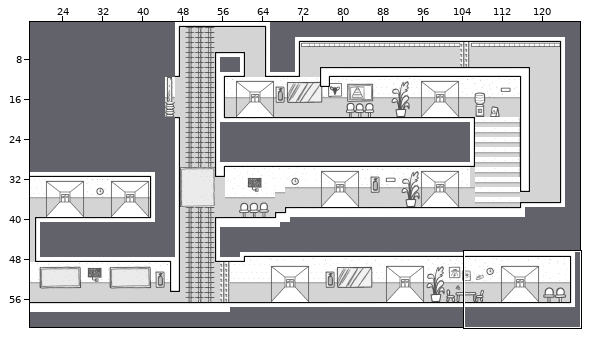
Tiled map: assets/map/tiled/level2.tmx. Above: a wide view before the commit, with the close-up outlined.
Close-up. Before the commit:
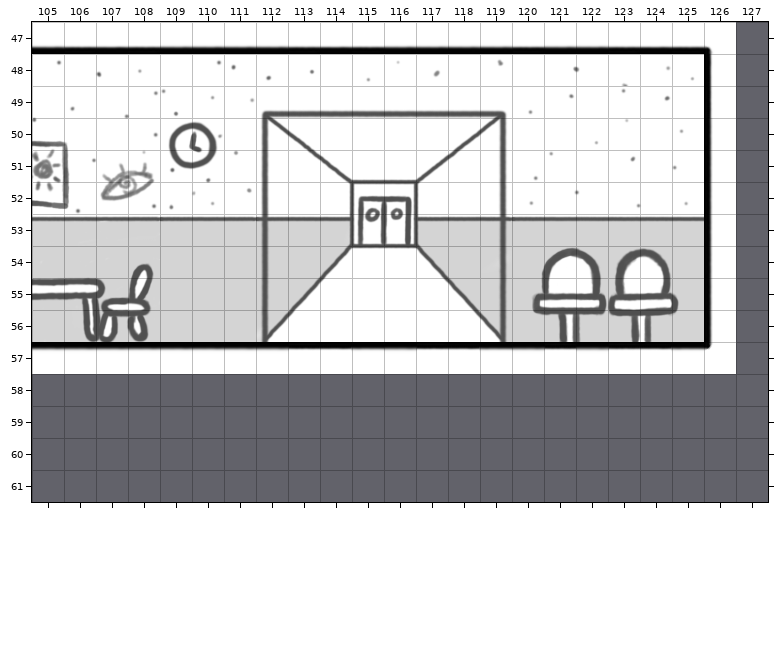
Cells are 32x32 px. Shown: x 105..127, y 47..61. The commit also changed other parts of the map, which this record leaves out.
The result:
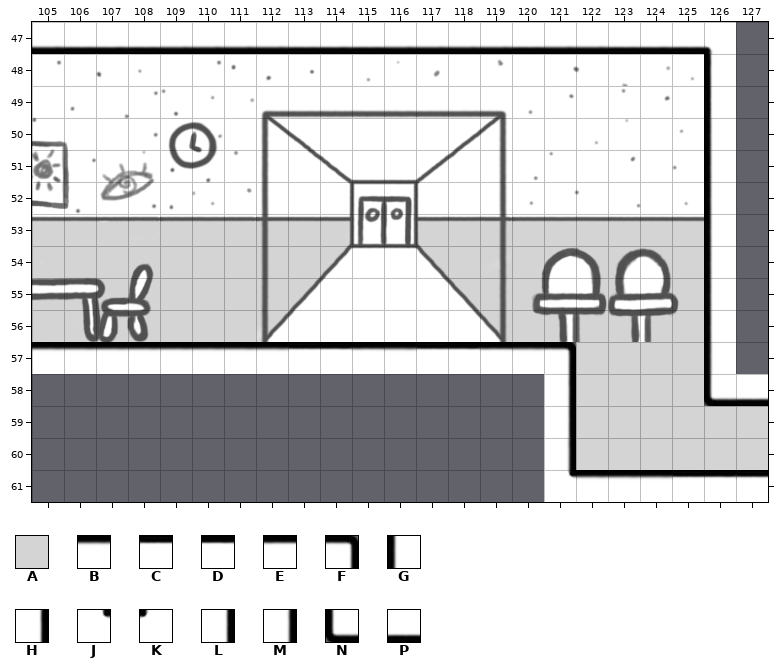
Key: from "MapTileset": A 413, B 641, C 642, D 643, E 644, F 645, G 720, H 805, J 807, K 808, L 885, M 965, N 1040, P 1042.
_ is an empty cell.
Diff:
Layer "zone3/backgroundScenery":
y 57..58: x 122..125 ____ -> AAAA
y 59..60: x 122..127 ______ -> AAAAAA
Layer "zone3/ground":
y 57: x 121..126 CBCDEK -> F____G
y 58: x 121 _ -> H; x 126..127 __ -> NP
y 59: x 121 _ -> L
y 60: x 121 _ -> M
y 61: x 121..127 _______ -> JBBBCDC
